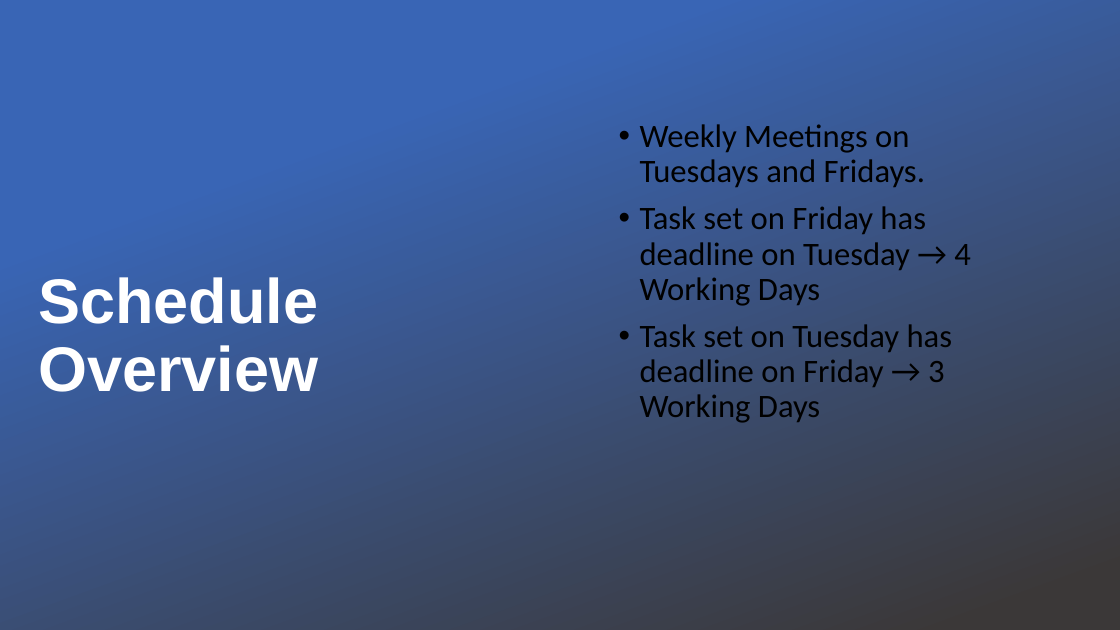
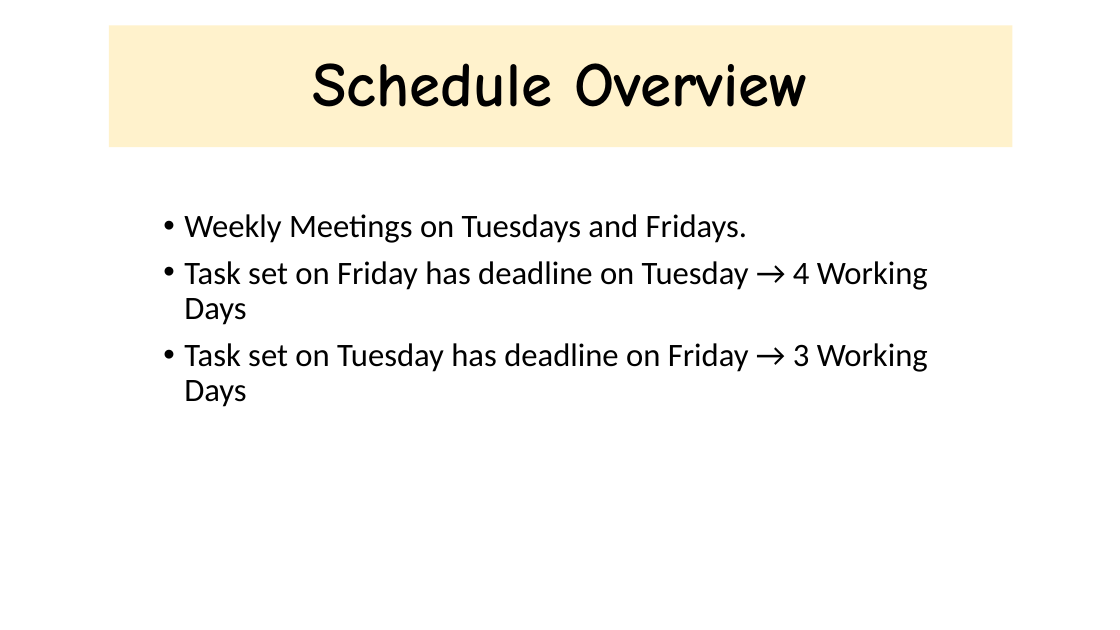
Before and after one commit to xbloh/Online-Course-Bidding-System-, a slide deck: slide 3 of presentations/Week 11 Online Review.pptx (slide 4 before the commit). Drawn at 1120x630 pixels with LibreOffice and Linux fonts; fonts in the diff are those of the drawing; background and template pictures are left out. Boxes give left, top, right and bottom in pixels: in the first picture for what was removed or moved away, otherwise in the second. Text is boxed around its words. In the diff, an @@ line names an element or a change of style, - is before the commit and + after.

```diff
--- a/presentations/Week 11 Online Review.pptx
+++ b/presentations/Week 11 Online Review.pptx
@@ rectangle removed at box(0, 0, 1120, 630) @@
@@ rectangle "Schedule Overview": place and size @@
-rectangle "Schedule Overview" at box(38, 277, 318, 392)
+rectangle "Schedule Overview" at box(109, 25, 1012, 147)
@@ rectangle "Schedule Overview" at box(109, 25, 1012, 147): font Arial to Comic Neue, text colour #FFFFFF to #000000; alignment left to centre; fill none to #FFF2CC @@
@@ text "Weekly Meetings on Tuesdays and ..." rewrapped from box(640, 124, 971, 423) to box(184, 214, 928, 407) @@
```
Also in this commit, not shown: 9 other slides changed, 1 slide added, 6 slides removed.
